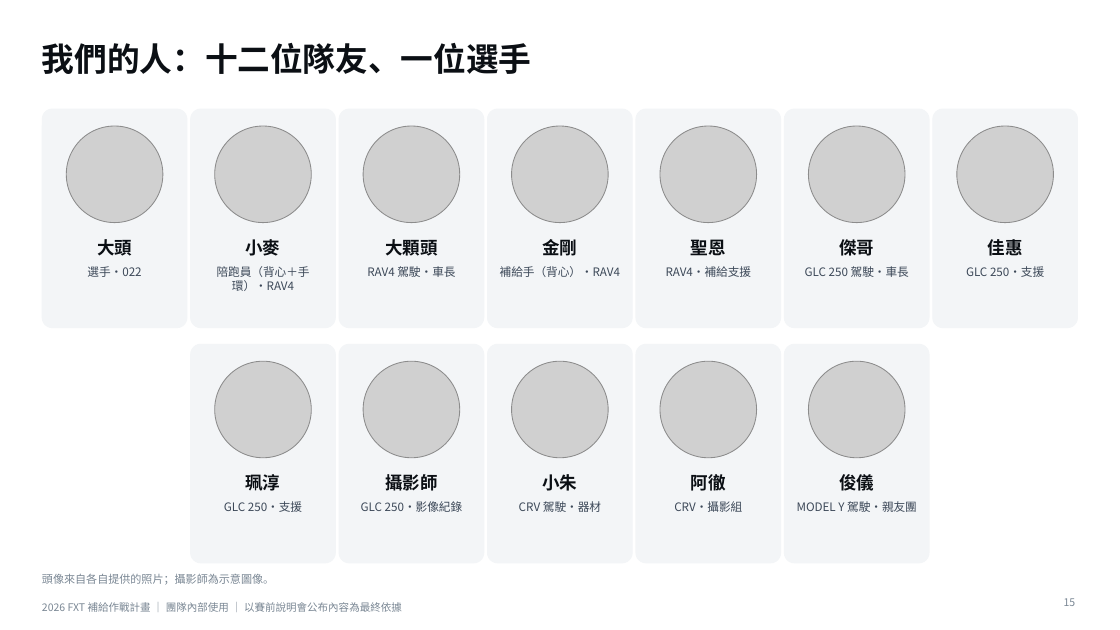
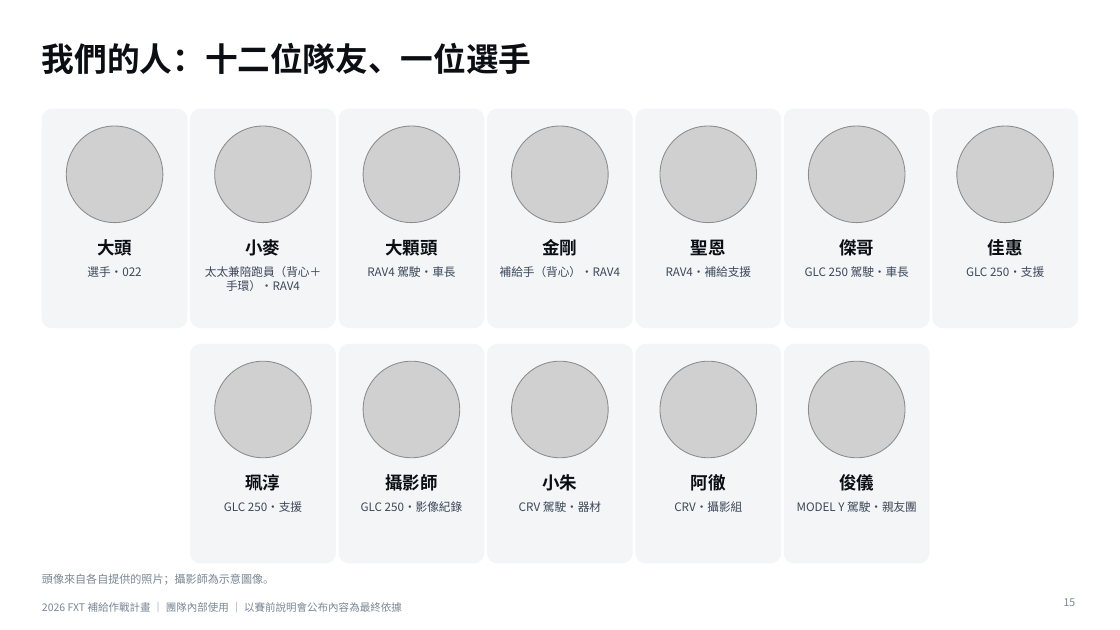
Before and after one commit to powermovebboy-sys/Race-site, a slide deck: slide 15 of deck/2026_FXT_補給作戰計畫.pptx. Drawn at 1120x630 pixels with LibreOffice and Linux fonts; fonts in the diff are those of the drawing; grey boxes stand for pictures. Boxes give left, top, right and bottom in pixels: in the first picture for what was removed or moved away, otherwise in the second. Text is boxed around its words. In the diff, an @@ line names an element or a change of style, - is before the commit and + after.

```diff
--- a/deck/2026_FXT_補給作戰計畫.pptx
+++ b/deck/2026_FXT_補給作戰計畫.pptx
@@ text at box(205, 266, 321, 291): text changed @@
-陪跑員（背心＋手環）・RAV4
+太太兼陪跑員（背心＋手環）・RAV4
```
Also in this commit, not shown: 3 other slides changed, 1 other file.
